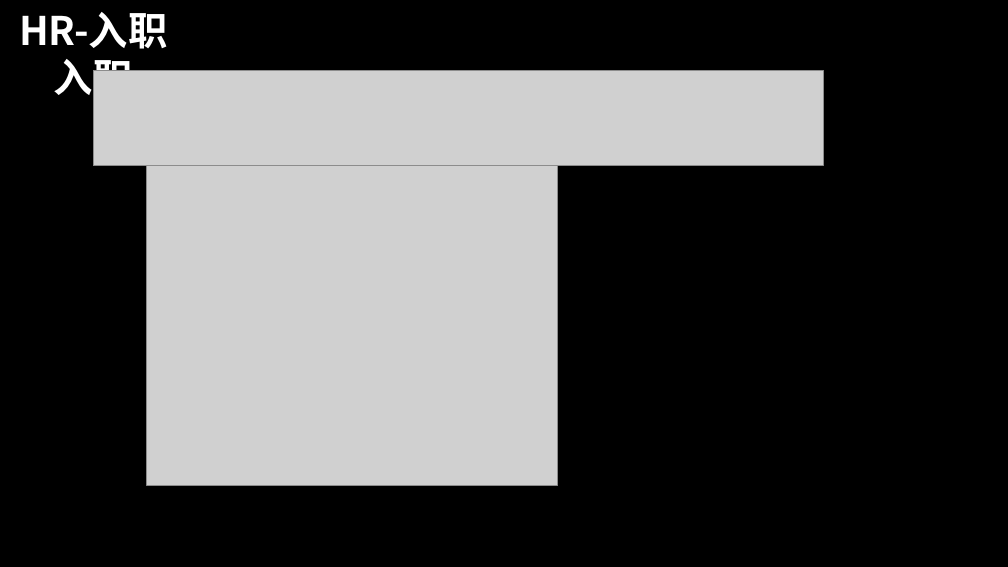
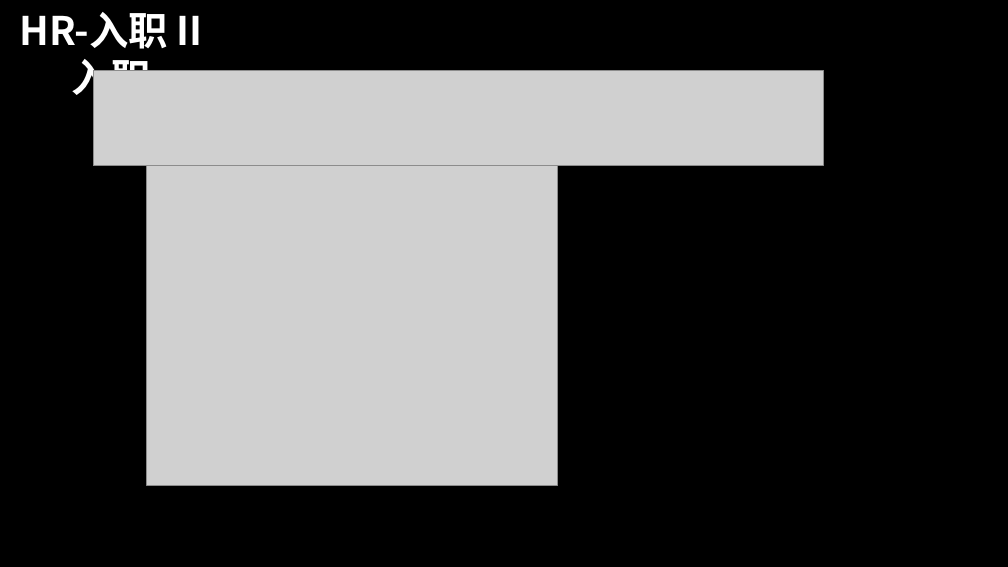
Before and after one commit to dislin/MyProject, a slide deck: slide 25 of Sinopec/Document/你的ERP.pptx (slide 21 before the commit). Drawn at 1008x567 pixels with LibreOffice and Linux fonts; fonts in the diff are those of the drawing; grey boxes stand for pictures; background and template pictures are left out. Boxes give left, top, right and bottom in pixels: in the first picture for what was removed or moved away, otherwise in the second. Text is boxed around its words. In the diff, an @@ line names an element or a change of style, - is before the commit and + after.

Commit message:
draft completed

```diff
--- a/Sinopec/Document/你的ERP.pptx
+++ b/Sinopec/Document/你的ERP.pptx
@@ title at (x1=19, y1=12, x2=167, y2=49): text changed @@
-HR-入职入职
+HR-入职 II入职
```
Also in this commit, not shown: 3 other slides changed, 5 slides added.
